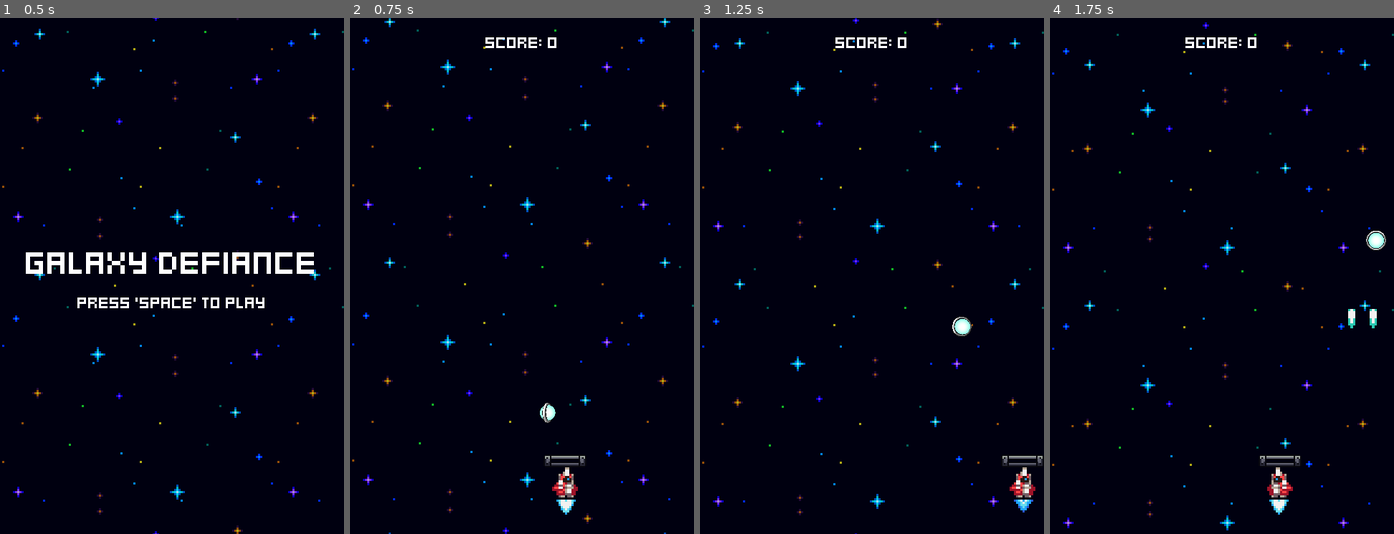
Above: before the commit, frames 1-4 (left to right).
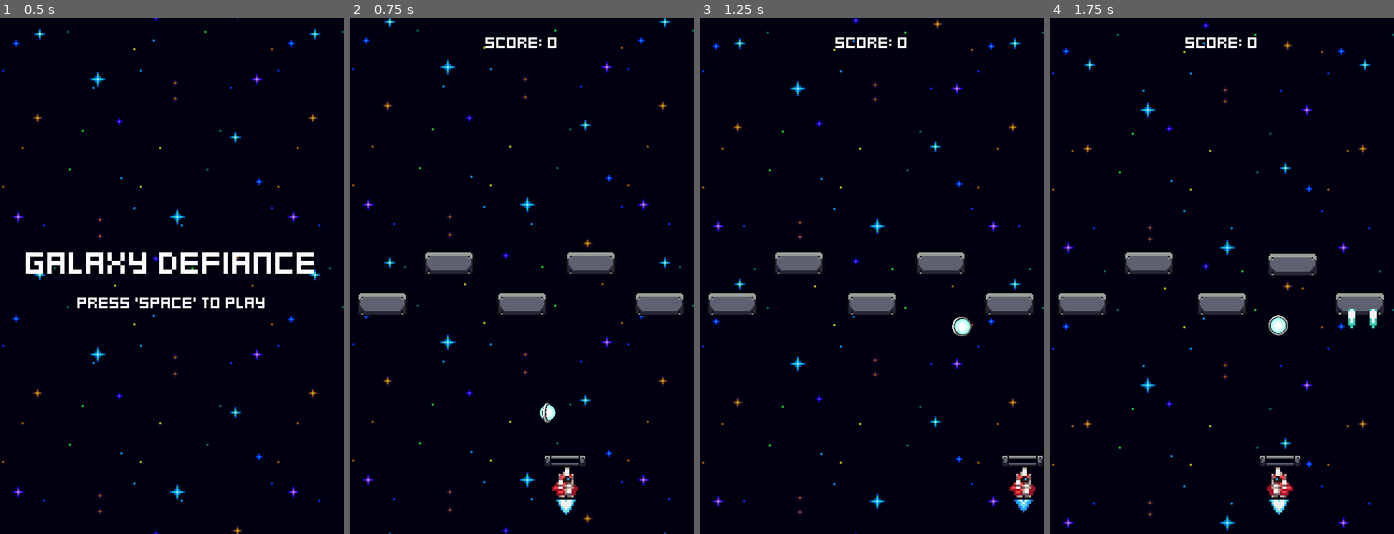
Above: after the commit, the same moments.

Repository: Wilthos/Brick-Break-Space-Shooter-Project
Game: Godot game, scene res://menus/menu.tscn
Same seed, same stepped clock (60 frames per second), same inputs: the game is played once before the commit and once after it.
Inputs:
- Up to frame 1 (0.5 s): no input
- Up to frame 2 (0.75 s): tap Space (Fire) at 0.5 s; hold Right (ui_right) from 0.53 s (still down); tap Enter (ui_accept) at 0.6 s
- Up to frame 3 (1.25 s): keep holding Right (ui_right); tap Enter (ui_accept) at 0.77, 1.07 s
- Up to frame 4 (1.75 s): release Right (ui_right) at 1.28 s; hold Left (ui_left) from 1.28 s (still down); tap Space (Fire) at 1.35 s; tap Enter (ui_accept) at 1.52, 1.55 s

Frame 1 is identical in both runs. In frame 2, 2.8% of the frame differs, in the area x 2-97%, y 45-58%; in frame 3, 2.8%; in frame 4, 3.1%, in the area x 2-98%, y 41-62%.

Commit message:
Bricks added

Diff:
--- /dev/null
+++ b/bricks/blue_brick.tscn
@@ -0,0 +1,37 @@
+[gd_scene load_steps=6 format=3 uid="uid://b5uev8sljra78"]
+
+[ext_resource type="PackedScene" uid="uid://dxiaq4p5nmrcd" path="res://bricks/brick.tscn" id="1_54rut"]
+[ext_resource type="Texture2D" uid="uid://cqjksmmko6vp0" path="res://assets/Bricks/Blue/blue_brick_max.png" id="2_6cx2i"]
+
+[sub_resource type="RectangleShape2D" id="RectangleShape2D_mu5jo"]
+size = Vector2(23.1423, 10.6229)
+
+[sub_resource type="SpriteFrames" id="SpriteFrames_5d2xk"]
+animations = [{
+"frames": [{
+"duration": 1.0,
+"texture": ExtResource("2_6cx2i")
+}],
+"loop": false,
+"name": &"default",
+"speed": 5.0
+}]
+
+[sub_resource type="RectangleShape2D" id="RectangleShape2D_ueux1"]
+size = Vector2(31.6994, 15.1775)
+
+[node name="BlueBrick" instance=ExtResource("1_54rut")]
+
+[node name="CollisionShape2D" parent="." index="0"]
+position = Vector2(0.0427699, 0.321397)
+shape = SubResource("RectangleShape2D_mu5jo")
+
+[node name="AnimatedSprite2D" parent="." index="1"]
+position = Vector2(0.0526412, 0.342178)
+scale = Vector2(0.743367, 0.757844)
+sprite_frames = SubResource("SpriteFrames_5d2xk")
+
+[node name="CollisionShape2D" type="CollisionShape2D" parent="HurtboxComponent" index="0"]
+position = Vector2(0.0580235, 0.347831)
+scale = Vector2(0.75, 0.75)
+shape = SubResource("RectangleShape2D_ueux1")
--- a/bricks/brick.gd
+++ b/bricks/brick.gd
@@ -1,2 +1,24 @@
 class_name Brick
-extends RigidBody2D
+extends Node2D
+
+@onready var stats_component: StatsComponent = $StatsComponent
+@onready var score_component: ScoreComponent = $ScoreComponent
+@onready var hurtbox_component: HurtboxComponent = $HurtboxComponent
+@onready var scale_component: ScaleComponent = $ScaleComponent
+@onready var flash_component: FlashComponent = $FlashComponent
+@onready var shake_component: ShakeComponent = $ShakeComponent
+@onready var variable_pitch_audio_stream_player: VariablePitchAudioStreamPlayer = $VariablePitchAudioStreamPlayer
+
+
+func _ready() -> void:
+	stats_component.no_health.connect(func():
+		score_component.adjust_score()
+		)
+
+	hurtbox_component.hurt.connect(func(hitbox: HitboxComponent):
+		#scale_component.tween_scale()
+		flash_component.flash()
+		shake_component.tween_shake()
+		variable_pitch_audio_stream_player.play_with_variance()
+		#print("Green Enemy Health: ", stats_component.health)
+	)
--- a/bricks/brick.tscn
+++ b/bricks/brick.tscn
@@ -1,13 +1,67 @@
-[gd_scene load_steps=3 format=3 uid="uid://dxiaq4p5nmrcd"]
+[gd_scene load_steps=14 format=3 uid="uid://dxiaq4p5nmrcd"]
 
 [ext_resource type="Script" path="res://bricks/brick.gd" id="1_ksjbf"]
-
-[sub_resource type="RectangleShape2D" id="RectangleShape2D_ioqc1"]
+[ext_resource type="Script" path="res://components/hurtbox_component.gd" id="2_vndaf"]
+[ext_resource type="Script" path="res://components/hurt_component.gd" id="3_qcgmy"]
+[ext_resource type="Script" path="res://components/stats_component.gd" id="4_4nwio"]
+[ext_resource type="Script" path="res://components/flash_component.gd" id="6_veu71"]
+[ext_resource type="Script" path="res://components/shake_component.gd" id="7_38jxa"]
+[ext_resource type="Script" path="res://components/spawner_component.gd" id="8_cudlo"]
+[ext_resource type="PackedScene" uid="uid://cws51pvav0gk8" path="res://effects/explosion_effect.tscn" id="9_k8nbj"]
+[ext_resource type="Script" path="res://components/destroyed_component.gd" id="9_oxlii"]
+[ext_resource type="Script" path="res://components/score_component.gd" id="10_26ih3"]
+[ext_resource type="AudioStream" uid="uid://2m7p0gr5l7xr" path="res://sounds/hit_sound.wav" id="11_j7jjc"]
+[ext_resource type="Script" path="res://components/variable_pitch_audio_stream_player.gd" id="12_djrls"]
+[ext_resource type="Resource" uid="uid://bhyol76hy8g15" path="res://game_stats.tres" id="12_wiuhh"]
 
 [node name="Brick" type="RigidBody2D"]
+collision_layer = 64
+collision_mask = 8
+gravity_scale = 0.0
 script = ExtResource("1_ksjbf")
 
-[node name="Sprite2D" type="Sprite2D" parent="."]
+[node name="CollisionShape2D" type="CollisionShape2D" parent="."]
 
-[node name="CollisionShape2D" type="CollisionShape2D" parent="."]
-shape = SubResource("RectangleShape2D_ioqc1")
+[node name="AnimatedSprite2D" type="AnimatedSprite2D" parent="."]
+
+[node name="HurtboxComponent" type="Area2D" parent="."]
+collision_layer = 32
+collision_mask = 0
+script = ExtResource("2_vndaf")
+
+[node name="HurtComponent" type="Node" parent="." node_paths=PackedStringArray("stats_component", "hurtbox_component")]
+script = ExtResource("3_qcgmy")
+stats_component = NodePath("../StatsComponent")
+hurtbox_component = NodePath("../HurtboxComponent")
+
+[node name="StatsComponent" type="Node" parent="."]
+script = ExtResource("4_4nwio")
+health = 3
+
+[node name="FlashComponent" type="Node" parent="." node_paths=PackedStringArray("sprite")]
+script = ExtResource("6_veu71")
+sprite = NodePath("../AnimatedSprite2D")
+
+[node name="ShakeComponent" type="Node" parent="." node_paths=PackedStringArray("node")]
+script = ExtResource("7_38jxa")
+node = NodePath("../AnimatedSprite2D")
+
+[node name="SpawnerComponent" type="Node2D" parent="."]
+script = ExtResource("8_cudlo")
+scene = ExtResource("9_k8nbj")
+
+[node name="DestroyedComponent" type="Node" parent="." node_paths=PackedStringArray("actor", "stats_component", "destroy_effect_spawner_component")]
+script = ExtResource("9_oxlii")
+actor = NodePath("..")
+stats_component = NodePath("../StatsComponent")
+destroy_effect_spawner_component = NodePath("../SpawnerComponent")
+
+[node name="ScoreComponent" type="Node" parent="."]
+script = ExtResource("10_26ih3")
+game_stats = ExtResource("12_wiuhh")
+
+[node name="VariablePitchAudioStreamPlayer" type="AudioStreamPlayer" parent="."]
+stream = ExtResource("11_j7jjc")
+volume_db = -5.0
+bus = &"Sounds"
+script = ExtResource("12_djrls")
--- a/enemies/enemy.gd
+++ b/enemies/enemy.gd
@@ -24,7 +24,7 @@
 		flash_component.flash()
 		shake_component.tween_shake()
 		variable_pitch_audio_stream_player.play_with_variance()
-		print("Green Enemy Health: ", stats_component.health)
+		#print("Green Enemy Health: ", stats_component.health)
 	)
 	stats_component.no_health.connect(queue_free)
 	hitbox_component.hit_hurtbox.connect(destroyed_component.destroy.unbind(1))
--- a/player_ball/player_ball.tscn
+++ b/player_ball/player_ball.tscn
@@ -52,7 +52,7 @@
 
 [node name="PlayerBall" type="CharacterBody2D"]
 collision_layer = 8
-collision_mask = 16
+collision_mask = 80
 script = ExtResource("1_uyugo")
 
 [node name="VisibleOnScreenNotifier2D" type="VisibleOnScreenNotifier2D" parent="."]
@@ -92,7 +92,7 @@
 
 [node name="HitboxComponent" type="Area2D" parent="."]
 collision_layer = 0
-collision_mask = 0
+collision_mask = 32
 script = ExtResource("11_6iafi")
 
 [node name="CollisionShape2D" type="CollisionShape2D" parent="HitboxComponent"]
--- a/project.godot
+++ b/project.godot
@@ -43,6 +43,8 @@
 2d_physics/layer_3="playerball_hurtbox"
 2d_physics/layer_4="playerball_main"
 2d_physics/layer_5="playerpaddle_main"
+2d_physics/layer_6="brick_hurtbox"
+2d_physics/layer_7="brick_main"
 
 [rendering]
 
--- a/world.tscn
+++ b/world.tscn
@@ -8,6 +8,7 @@
 [ext_resource type="LabelSettings" uid="uid://dmtgl4wsvfd7y" path="res://fonts/default_label_settings.tres" id="5_wic0o"]
 [ext_resource type="PackedScene" uid="uid://bhdbcqhia7siy" path="res://player_ball/player_ball.tscn" id="7_umxke"]
 [ext_resource type="Script" path="res://components/hitbox_component.gd" id="8_wcmc4"]
+[ext_resource type="PackedScene" uid="uid://b5uev8sljra78" path="res://bricks/blue_brick.tscn" id="9_3bhrl"]
 
 [sub_resource type="RectangleShape2D" id="RectangleShape2D_uqhio"]
 size = Vector2(160, 22)
@@ -42,3 +43,18 @@
 [node name="CollisionShape2D" type="CollisionShape2D" parent="HitboxComponent"]
 position = Vector2(80, 251)
 shape = SubResource("RectangleShape2D_uqhio")
+
+[node name="BlueBrick" parent="." instance=ExtResource("9_3bhrl")]
+position = Vector2(15, 133)
+
+[node name="BlueBrick2" parent="." instance=ExtResource("9_3bhrl")]
+position = Vector2(46, 114)
+
+[node name="BlueBrick3" parent="." instance=ExtResource("9_3bhrl")]
+position = Vector2(80, 133)
+
+[node name="BlueBrick4" parent="." instance=ExtResource("9_3bhrl")]
+position = Vector2(112, 114)
+
+[node name="BlueBrick5" parent="." instance=ExtResource("9_3bhrl")]
+position = Vector2(144, 133)
Binary file added: assets/Bricks/Blue/blue_brick_half.png
Not shown, added: assets/Bricks/Blue/blue_brick_half.png.import
Binary file added: assets/Bricks/Blue/blue_brick_max.png
Not shown, added: assets/Bricks/Blue/blue_brick_max.png.import
Binary file added: assets/Bricks/Blue/blue_brick_min.png
Not shown, added: assets/Bricks/Blue/blue_brick_min.png.import
Binary file added: assets/Bricks/Green/green_brick_half.png
Not shown, added: assets/Bricks/Green/green_brick_half.png.import
Binary file added: assets/Bricks/Green/green_brick_max.png
Not shown, added: assets/Bricks/Green/green_brick_max.png.import
Binary file added: assets/Bricks/Green/green_brick_min.png
Not shown, added: assets/Bricks/Green/green_brick_min.png.import
(and 3 more such lines)
